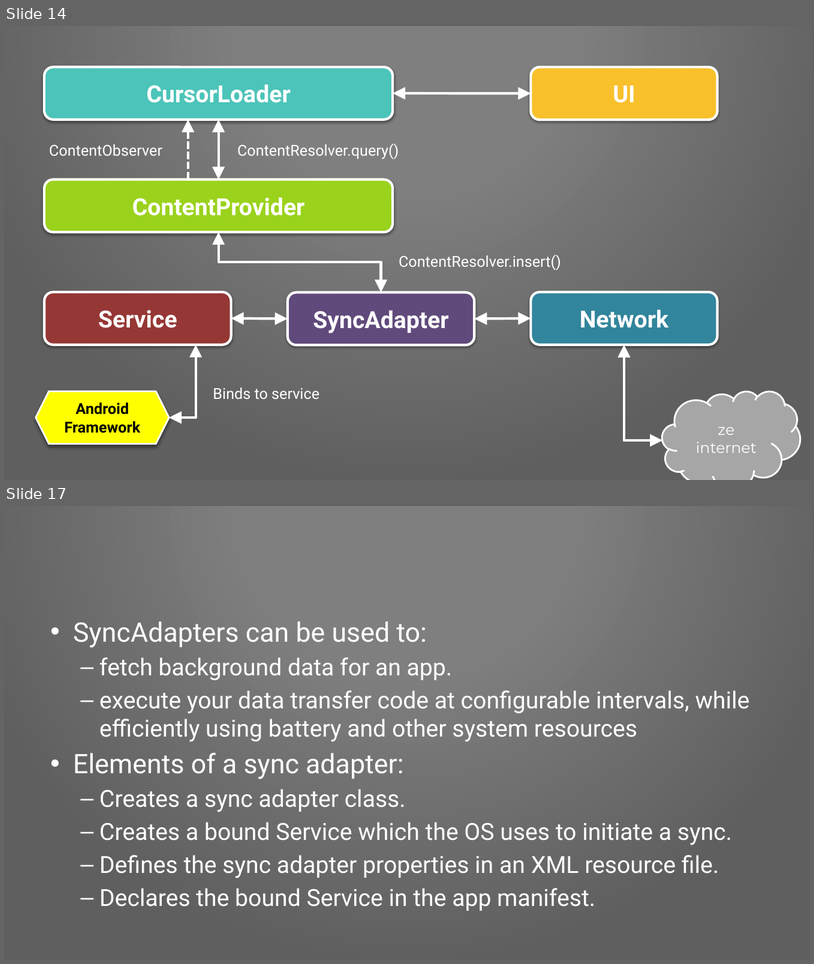
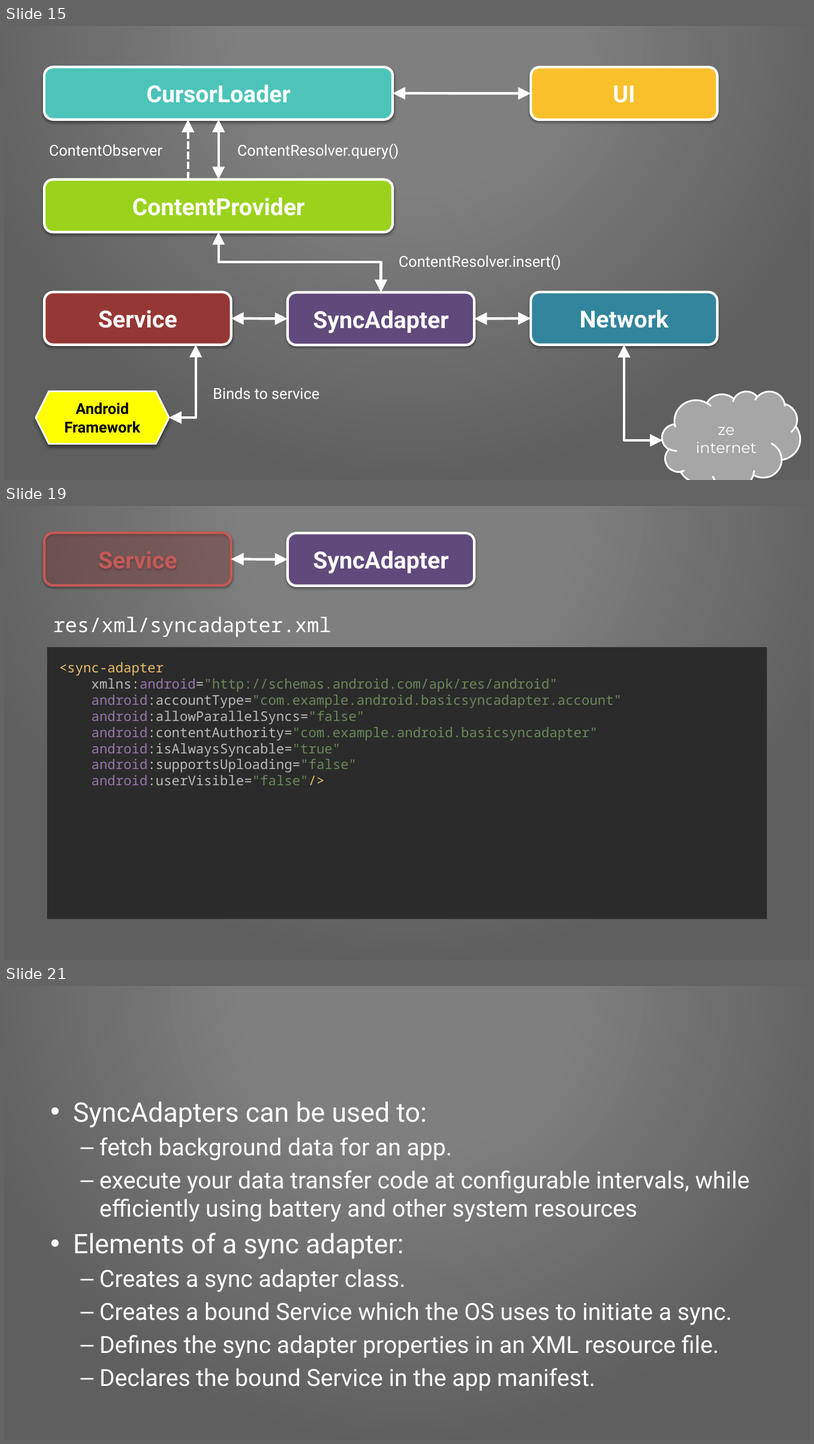
Before and after one commit to Pixplicity/sync-demo, a slide deck: I've been doing some syncing.pptx. Shown one above the other, each under a label of ours: slides 14 and 17 before the commit, slides 15, 19 and 21 after it; the slides between them are not shown. The pictures are 814x964 and 814x1444 pixels, drawn with LibreOffice and Linux fonts; fonts in the diff are those of the drawing; background and template pictures are left out. Boxes give left, top, right and bottom in pixels: in the first picture for what was removed or moved away, otherwise in the second. Text is boxed around its words. In the diff, an @@ line names an element or a change of style, - is before the commit and + after.

Commit message:
added some placeholder content for intro and service & syncadapter sections

```diff
--- a/I've been doing some syncing.pptx
+++ b/I've been doing some syncing.pptx
@@ slide 19 added at bbox=[4, 506, 810, 960], background picture (left out); not listed: 1 template element that a slide beside it also shows @@
@@ rounded rectangle added at bbox=[45, 532, 231, 585], fill #953735 at 30% opacity, outline #C35A57 3 pt, 28 pt, text #C35A57, bold @@
+Service
@@ rounded rectangle added at bbox=[288, 533, 474, 586], fill #604A7B, outline #FFFFFF 3 pt, 28 pt, text #FFFFFF, bold @@
+SyncAdapter
@@ double arrow added from (231, 559) to (288, 559), #FFFFFF 3 pt @@
@@ text added at bbox=[53, 616, 332, 637], 24 pt, text #FFFFFF @@
+res/xml/syncadapter.xml
@@ rectangle added at bbox=[47, 647, 767, 919], fill #2B2B2B, 16 pt, text #6A8759 @@
+<sync-adapter
+xmlns:android="http://schemas.android.com/apk/res/android"
+android:accountType="com.example.android.basicsyncadapter.account"
+android:allowParallelSyncs="false"
+android:contentAuthority="com.example.android.basicsyncadapter"
+android:isAlwaysSyncable="true"
+android:supportsUploading="false"
+android:userVisible="false"/>
@@ what was slide 14 is now slide 15 @@
@@ what was slide 17 is now slide 21 @@
```
Also in this commit, not shown: 1 slide changed, 3 other slides added, 1 slide removed.
